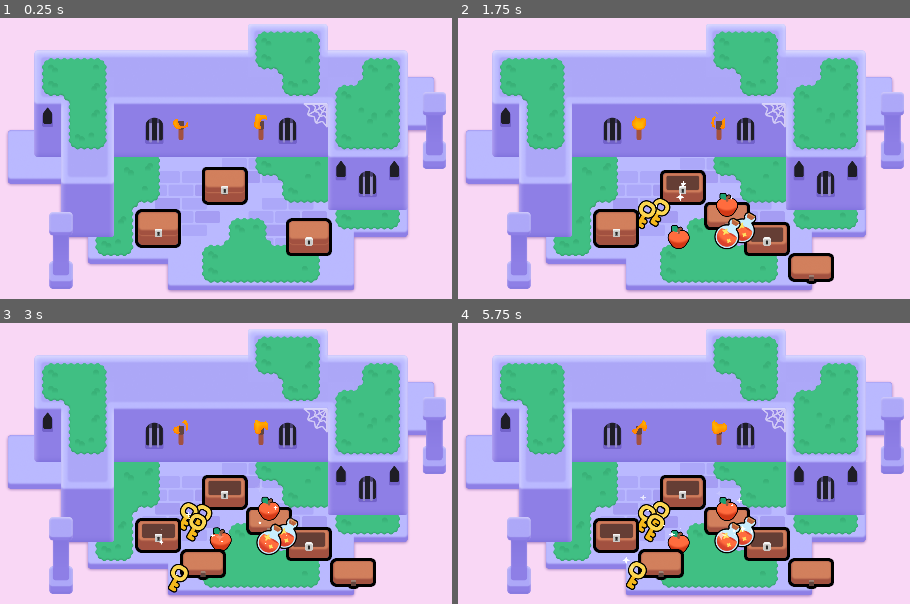
Above: before the commit, frames 1-4 (two rows, left to right).
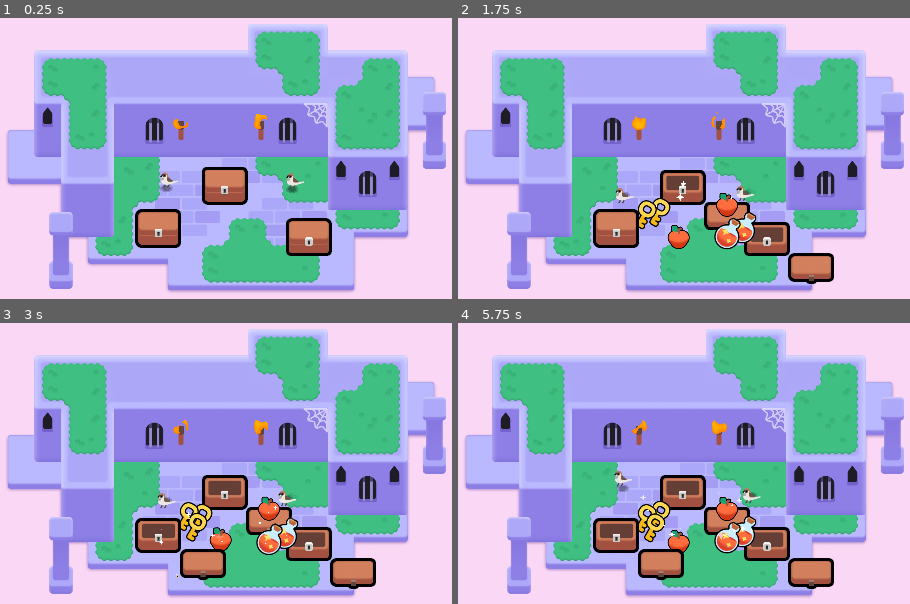
Above: after the commit, the same moments.

Repository: monkeytickler812/2d-GameDev-Course
Game: Godot game, scene res://lessons/mini_dungeon.tscn
Two runs of this game, one before a commit and one after it. Both use one fixed random seed, a clock stepped at 60 frames per second and the inputs below.
Inputs (mouse positions are in pixels of both pictures, inside the frame that each line leads up to):
- Up to frame 1 (0.25 s): no input
- Up to frame 2 (1.75 s): tap Enter at 0.5 s; drag from (684, 183) to (760, 77) at 0.52 s; drag from (765, 237) to (638, 265) at 1.27 s
- Up to frame 3 (3 s): move the mouse to (158, 533) at 2.02 s; hold D (move_right) 2.03-2.75 s; tap Z at 2.1 s; click (158, 533) at 2.17 s; drag from (180, 570) to (outside the picture) at 2.77 s
- Up to frame 4 (5.75 s): move the mouse to (outside the picture) at 3.52 s; hold A (move_left) 3.53-4.25 s; hold Right mouse button (right_click) 3.53-4.25 s; click (outside the picture) at 3.67 s; tap Space at 3.77 s; drag from (outside the picture) to (679, 539) at 4.27 s; move the mouse to (720, 480) at 5.02 s; press the mouse at (720, 480) at 5.03 s; hold S (move_down) from 5.03 s (still down)

The runs differ from the first frame. In frame 1, 0.3% of the frame differs, in the area x 35-68%, y 54-63%; in frame 2, 0.2%; in frame 3, 0.5%; in frame 4, 0.6%, in the area x 34-68%, y 52-96%.

Commit message:
L8 and L9 complete

Diff:
--- /dev/null
+++ b/M06.looting_workbook/Bird.gd
@@ -0,0 +1,56 @@
+extends Node2D
+#1 create a bird scene, area2d, add 2 sprite2d nodes, 1 for bird 1 for shadow
+#rename Shadow, keep bird at Sprite2D
+# add a timer and call it WaitTimer, one shot, Wait Time 1
+
+#3 drag nodes here to create references
+#remember to hold CMD on a Mac to auto write onready vars
+
+@onready var sprite_2d: Sprite2D = $Sprite2D
+@onready var shadow: Sprite2D = $Shadow
+@onready var wait_timer: Timer = $WaitTimer
+
+
+func _ready() -> void:
+	#4 set up randomness and timer actions
+	#alternate between waiting and hopping
+	wait_timer.wait_time = randf_range(1.0, 3.0)
+	wait_timer.one_shot = true
+	wait_timer.timeout.connect(_animate_one_hop)
+	wait_timer.start()
+
+#2 create an animate one hop function and put pass until we write it
+func _animate_one_hop() -> void:
+	#5 Now write this function one block at a time
+	#allows us to calculate direction during hop
+	const HOP_DURATION := 0.25
+	const HALF_HOP_DURATION := HOP_DURATION / 2.0
+
+	#makes hop go in random direction and land on random spot
+	var random_direction := Vector2(1.0, 0.0).rotated(randf() * 2.0 * PI)
+	var land_position := random_direction * randf_range(0.0, 30.0)
+
+	#make the tween and set it to hop and animate multiple at same time
+	var tween := create_tween().set_parallel()
+	tween.tween_property(sprite_2d, "position:x", land_position.x, HOP_DURATION)
+
+	#notice the position is not position:x?
+	tween.tween_property(shadow, "position", land_position, HOP_DURATION)
+
+	#create animation to make it jump up and down
+	tween = create_tween()
+	#these set properties of animations, read in course
+	tween.set_trans(Tween.TRANS_QUAD)
+	tween.set_ease(Tween.EASE_OUT)
+	const JUMP_HEIGHT := 16.0
+	#sets the jump up and down
+	tween.tween_property(sprite_2d, "position:y", land_position.y - JUMP_HEIGHT, HALF_HOP_DURATION)
+	tween.set_ease(Tween.EASE_IN)
+	tween.tween_property(sprite_2d, "position:y", land_position.y, HALF_HOP_DURATION)
+
+	#we can make the timer duration randomly fire between 1-3 seconds
+	wait_timer.wait_time = randf_range(1.0, 3.0)
+
+	#connect a tweens finished signal to timer's start so it keeps firing
+	#animation ends, wait time, then it starts again
+	tween.finished.connect(wait_timer.start)
--- a/M06.looting_workbook/assets/torch/torch.gd
+++ b/M06.looting_workbook/assets/torch/torch.gd
@@ -1,7 +1,24 @@
 extends Node2D
 
 @onready var flame: Sprite2D = $Flame
+@onready var target_node: Sprite2D = $SomeSprite2DNode
+
 
 func _ready() -> void:
-	# This parameter of the shader material gives each flame a slightly different look and randomized animation.
 	flame.material.set("shader_parameter/offset", global_position * 0.1)
+
+
+func _input_event(viewport: Viewport, event: InputEvent, shape_idx: int) -> void:
+	var is_mouse_pressed: bool = (
+		event is InputEventMouseButton and
+		event.pressed and
+		event.button_index == MOUSE_BUTTON_LEFT
+	)
+	if is_mouse_pressed:
+		flame.visible = not flame.visible
+
+func toggle_target_node_visibility() -> void:
+	if target_node.visible:
+		target_node.visible = false
+	else:
+		target_node.visible = true
--- a/M06.looting_workbook/assets/torch/torch.tscn
+++ b/M06.looting_workbook/assets/torch/torch.tscn
@@ -28,7 +28,11 @@
 shader_parameter/noise_sampler = SubResource("NoiseTexture2D_1dd3t")
 shader_parameter/flame_gradient = SubResource("GradientTexture1D_cnwig")
 
-[node name="Torch" type="Node2D"]
+[sub_resource type="CapsuleShape2D" id="CapsuleShape2D_wwwau"]
+radius = 17.0
+height = 54.0
+
+[node name="Torch" type="Area2D"]
 script = ExtResource("1_8rman")
 
 [node name="TorchBody" type="Sprite2D" parent="."]
@@ -40,3 +44,7 @@
 position = Vector2(0, -30)
 scale = Vector2(0.28038, 0.28038)
 texture = ExtResource("3_5oi5q")
+
+[node name="CollisionShape2D" type="CollisionShape2D" parent="."]
+position = Vector2(0, -7)
+shape = SubResource("CapsuleShape2D_wwwau")
--- /dev/null
+++ b/M06.looting_workbook/bird.tscn
@@ -0,0 +1,17 @@
+[gd_scene load_steps=4 format=3 uid="uid://cg4lcf4nwo4n0"]
+
+[ext_resource type="Script" path="res://Bird.gd" id="1_qfqrq"]
+[ext_resource type="Texture2D" uid="uid://bwhshkk62k3bh" path="res://assets/bird/sparrow.png" id="2_t5t4u"]
+[ext_resource type="PackedScene" uid="uid://dnetm54guji21" path="res://assets/bird/shadow.tscn" id="3_ld0bx"]
+
+[node name="Bird" type="Node2D"]
+script = ExtResource("1_qfqrq")
+
+[node name="WaitTimer" type="Timer" parent="."]
+one_shot = true
+
+[node name="Sprite2D" type="Sprite2D" parent="."]
+position = Vector2(6, -20)
+texture = ExtResource("2_t5t4u")
+
+[node name="Shadow" parent="." instance=ExtResource("3_ld0bx")]
--- a/M06.looting_workbook/lessons/items/item.gd
+++ b/M06.looting_workbook/lessons/items/item.gd
@@ -1,9 +1,22 @@
-# Script for pickable items. We don't use inheritance here, just composition: an item is any Area2D scene with a child sprite and this script attached. See gem.tscn and health_pack.tscn.
 extends Area2D
 
 
 func _ready() -> void:
 	play_floating_animation()
+
+
+func _input_event(viewport: Viewport, event: InputEvent, shape_idx: int) -> void:
+	var event_is_mouse_click: bool = (
+		event is InputEventMouseButton and
+		event.button_index == MOUSE_BUTTON_LEFT and
+		event.is_pressed()
+	)
+
+	if event_is_mouse_click:
+		var tween := create_tween()
+		tween.set_trans(Tween.TRANS_CUBIC).set_ease(Tween.EASE_OUT)
+		tween.tween_property(self, "scale", Vector2(0.0, 0.0), 0.3)
+		tween.finished.connect(queue_free)
 
 
 func play_floating_animation() -> void:
--- a/M06.looting_workbook/lessons/mini_dungeon.tscn
+++ b/M06.looting_workbook/lessons/mini_dungeon.tscn
@@ -7,6 +7,7 @@
 [ext_resource type="Texture2D" uid="uid://l0y1k1obencd" path="res://assets/dungeon/spider_web.png" id="5_ywba7"]
 [ext_resource type="PackedScene" uid="uid://eundh35r605v" path="res://assets/torch/torch.tscn" id="6_fokey"]
 [ext_resource type="PackedScene" uid="uid://b1aen53pfi5ah" path="res://chest.tscn" id="7_5uego"]
+[ext_resource type="PackedScene" uid="uid://cg4lcf4nwo4n0" path="res://bird.tscn" id="8_l4pdg"]
 
 [sub_resource type="TileSetAtlasSource" id="TileSetAtlasSource_6s4s5"]
 texture = ExtResource("1_sym7n")
@@ -331,3 +332,9 @@
 
 [node name="Chest3" parent="." instance=ExtResource("7_5uego")]
 position = Vector2(426, 394)
+
+[node name="Bird" parent="." instance=ExtResource("8_l4pdg")]
+position = Vector2(445, 267)
+
+[node name="Bird2" parent="." instance=ExtResource("8_l4pdg")]
+position = Vector2(747, 269)
Not shown: 1 places in M06.looting_workbook/assets/torch/torch.tscn that only renumber resources
Not shown: 1 places in M06.looting_workbook/lessons/mini_dungeon.tscn that only renumber resources
